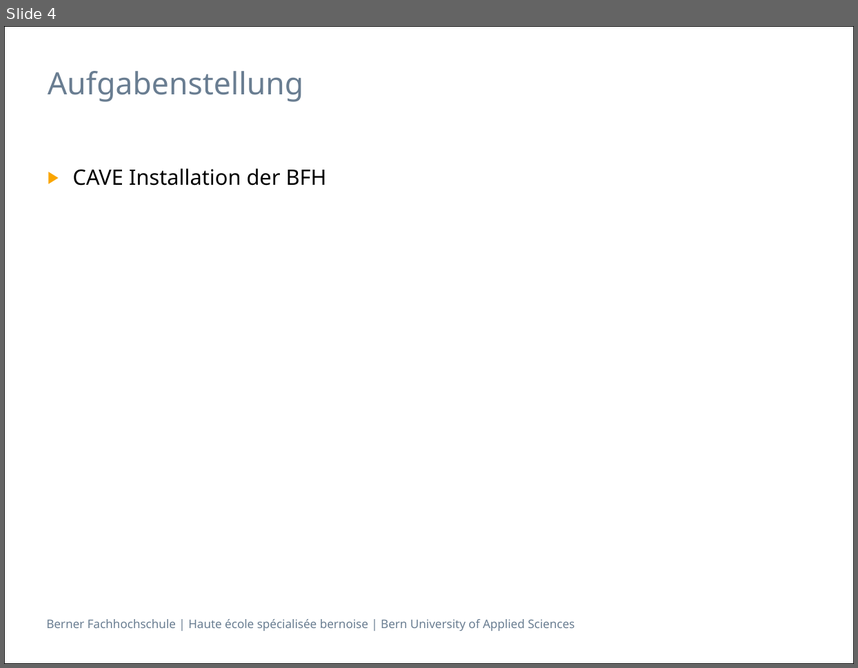
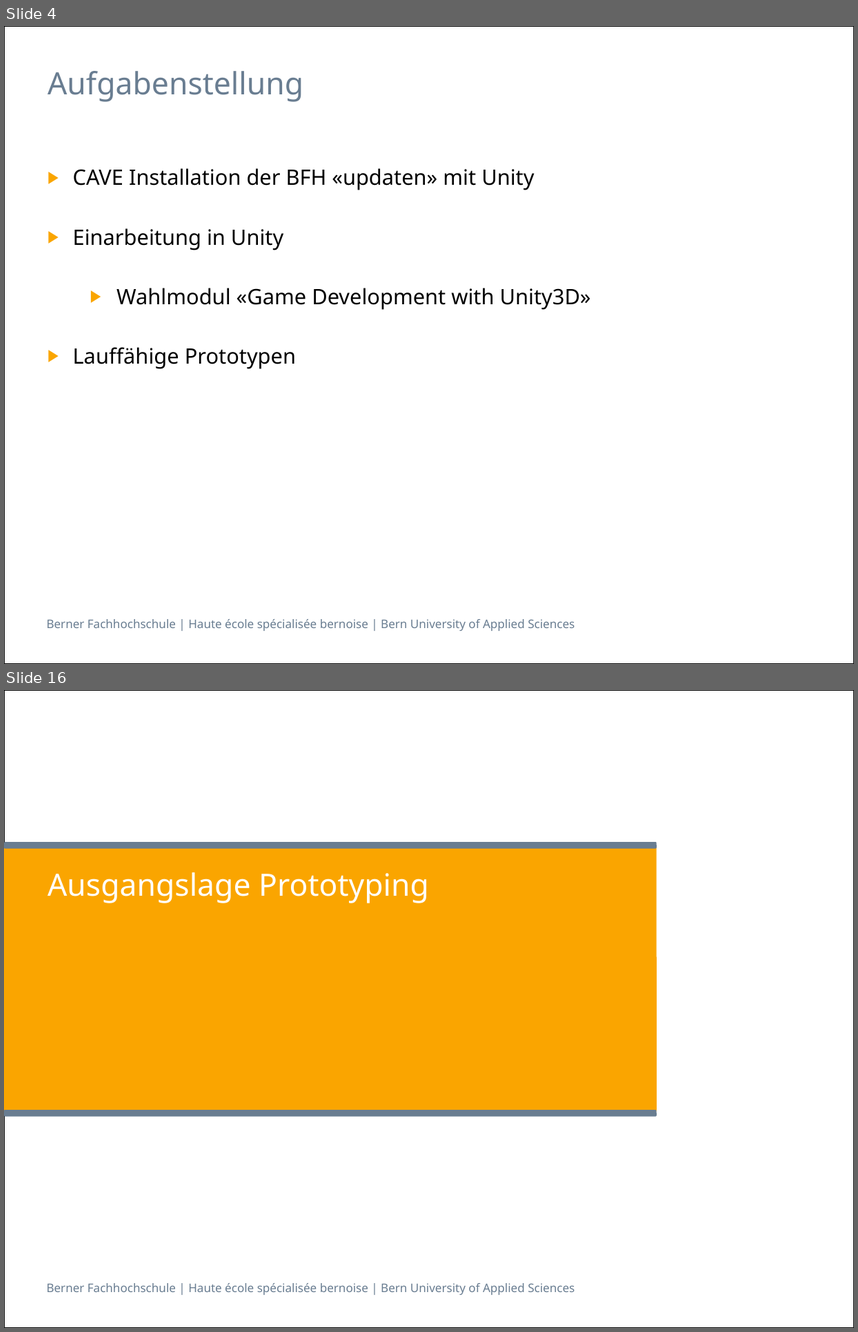
Before and after one commit to villj2/ch.bfh.cpvr.unitycave, a slide deck: docs/presentation/dani.pptx. Shown one above the other, each under a label of ours: slide 4 before the commit, slides 4 and 16 after it; the slides between them are not shown. The pictures are 858x668 and 858x1332 pixels, drawn with LibreOffice and Linux fonts; fonts in the diff are those of the drawing. Boxes give left, top, right and bottom in pixels: in the first picture for what was removed or moved away, otherwise in the second. Text is boxed around its words. In the diff, an @@ line names an element or a change of style, - is before the commit and + after.

```diff
--- a/docs/presentation/dani.pptx
+++ b/docs/presentation/dani.pptx
@@ slide 16 added at <box>4,690,854,1328</box>, background #FFFFFF; not listed: 2 template elements that a slide beside it also shows @@
@@ rounded rectangle added at <box>4,845,657,1112</box>, fill #FAA500 @@
@@ rounded rectangle added at <box>4,842,657,849</box>, fill #697D91 @@
@@ title added at <box>47,872,429,903</box>, 26 pt, text #FFFFFF @@
+Ausgangslage Prototyping
@@ rounded rectangle added at <box>4,1110,657,1116</box>, fill #697D91 @@
@@ slide 4 changed as well @@
@@ text at <box>73,168,591,369</box>: text changed @@
-▶ CAVE Installation der BFH
+▶ CAVE Installation der BFH «updaten» mit Unity
+▶ Einarbeitung in Unity
+  ▶ Wahlmodul «Game Development with Unity3D»
+▶ Lauffähige Prototypen
```
Also in this commit, not shown: 1 other slide changed, 27 other slides added, 1 slide removed.
